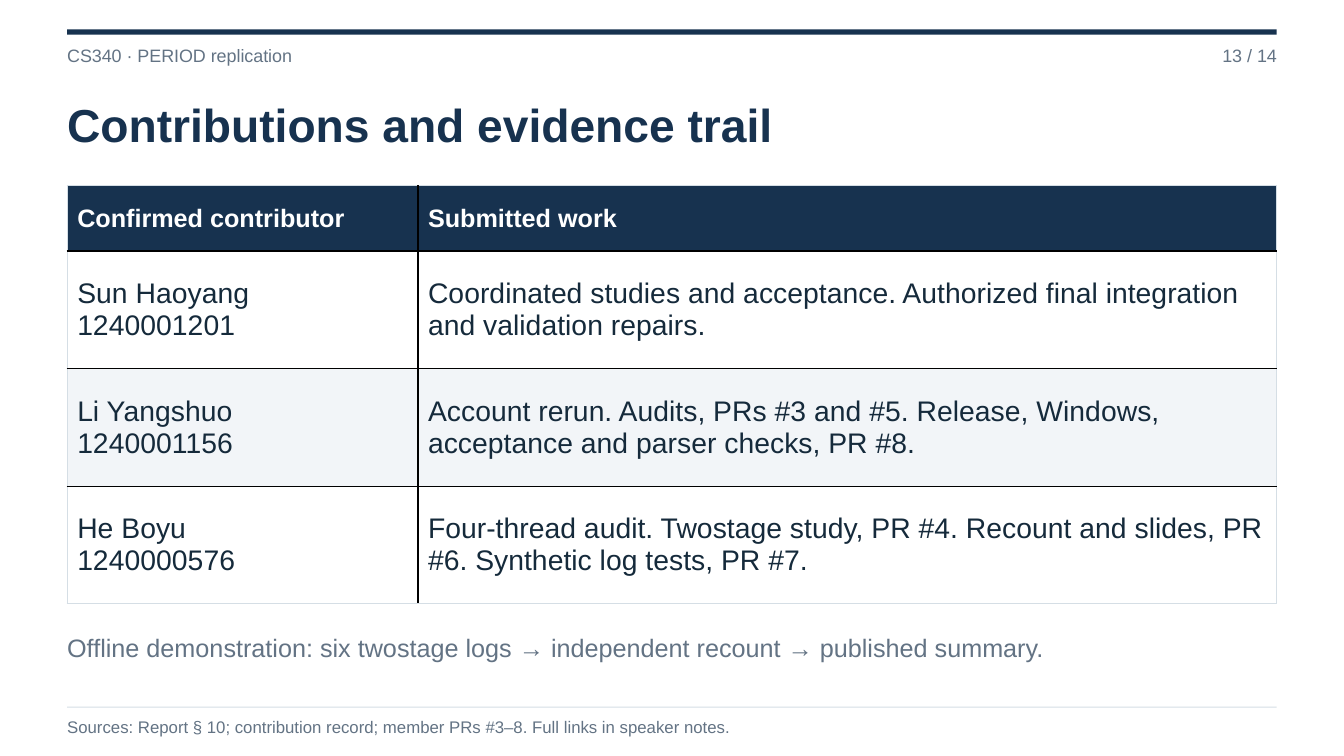
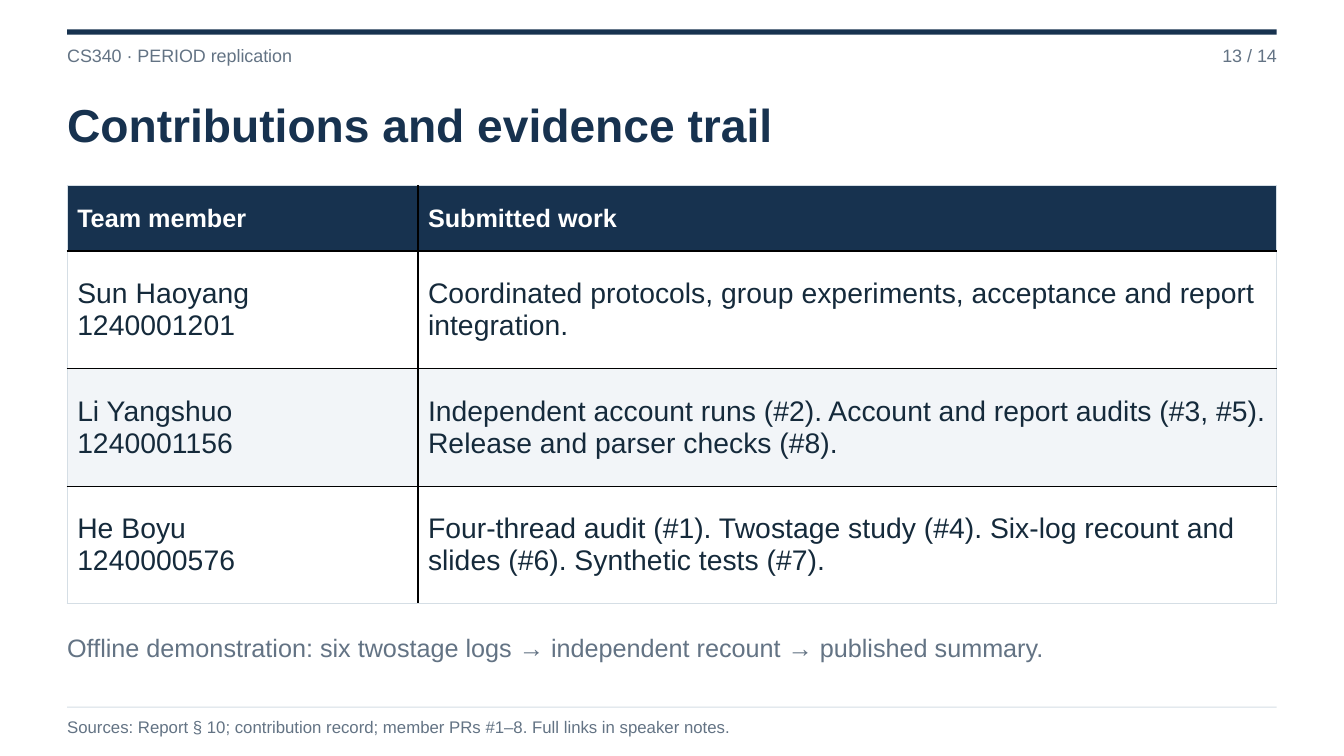
Before and after one commit to Sasuke-666/CS340-Research-Paper-Replication, a slide deck: slide 13 of submission/CS340_PERIOD_Final_Presentation_20261125.pptx. Drawn at 1344x756 pixels with LibreOffice and Linux fonts; fonts in the diff are those of the drawing. Boxes give left, top, right and bottom in pixels: in the first picture for what was removed or moved away, otherwise in the second. Text is boxed around its words. In the diff, an @@ line names an element or a change of style, - is before the commit and + after.

Commit message:
[1240001201] 孙皓扬: publish verified three-member v1.0.3 documents
Bind the reviewed report, presentation and handbook to a1a21dc9c2dee1a5776224dad5e50f40dd2e230d and its successful Linux/Windows run 45516659321. Preserve historical tags, author attribution and all raw evidence. This assisted delivery includes no new benchmark observations.

```diff
--- a/submission/CS340_PERIOD_Final_Presentation_20261125.pptx
+++ b/submission/CS340_PERIOD_Final_Presentation_20261125.pptx
@@ table at bbox=[68, 186, 1277, 604] @@
-row 1, column 1: Confirmed contributor
+row 1, column 1: Team member
-row 2, column 2: Coordinated studies and acceptance. Authorized final integration and validation repairs.
+row 2, column 2: Coordinated protocols, group experiments, acceptance and report integration.
-row 3, column 2: Account rerun. Audits, PRs #3 and #5. Release, Windows, acceptance and parser checks, PR #8.
+row 3, column 2: Independent account runs (#2). Account and report audits (#3, #5). Release and parser checks (#8).
-row 4, column 2: Four-thread audit. Twostage study, PR #4. Recount and slides, PR #6. Synthetic log tests, PR #7.
+row 4, column 2: Four-thread audit (#1). Twostage study (#4). Six-log recount and slides (#6). Synthetic tests (#7).
@@ text at bbox=[67, 721, 730, 737]: text changed @@
-Sources: Report § 10; contribution record; member PRs #3–8. Full links in speaker notes.
+Sources: Report § 10; contribution record; member PRs #1–8. Full links in speaker notes.
```
Also in this commit, not shown: 1 other slide changed, 7 other files.
